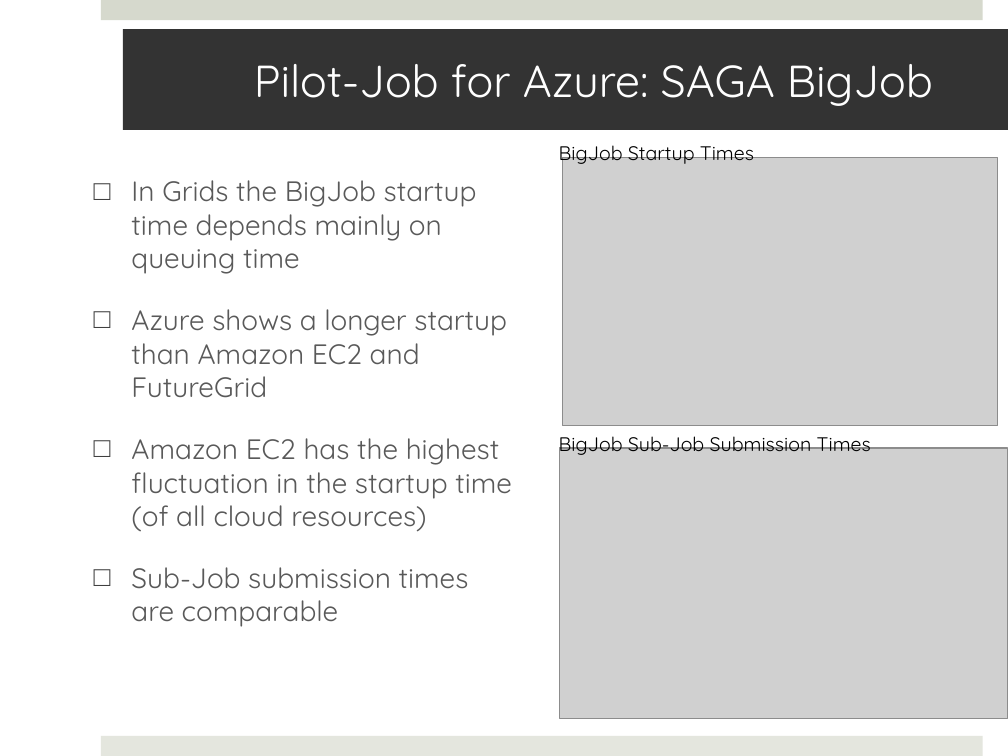
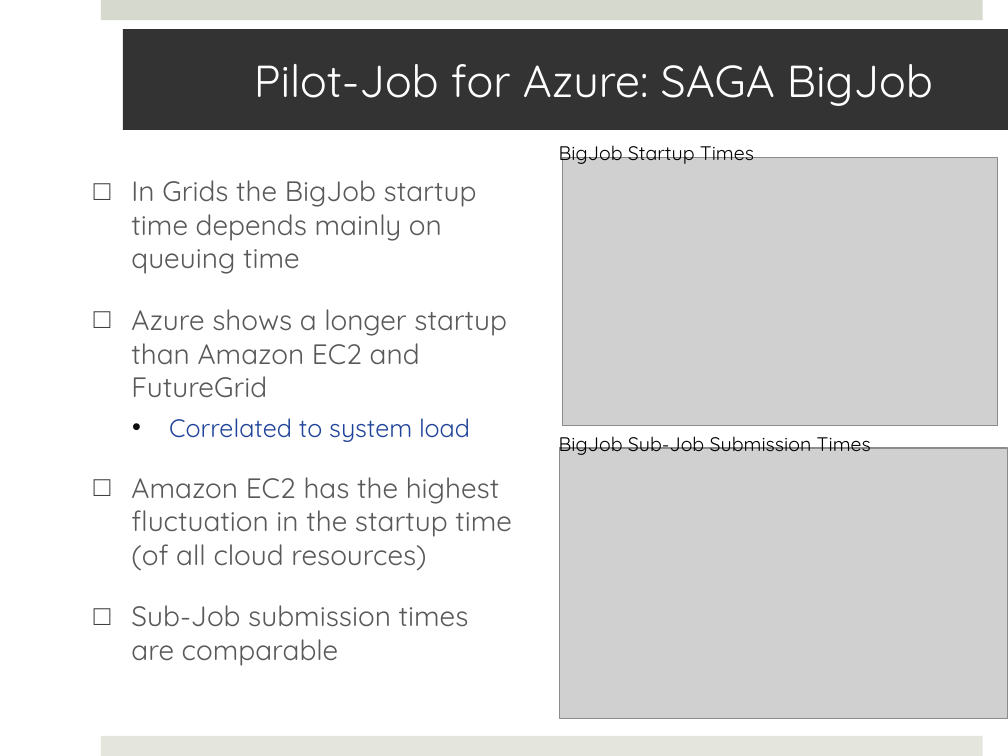
Before and after one commit to saga-project/saga-cpp-legacy-projects, a slide deck: slide 13 of papers/cloudcom10/presentation/saga-azure-cloudcom10.pptx (slide 15 before the commit). Drawn at 1008x756 pixels with LibreOffice and Linux fonts; fonts in the diff are those of the drawing; grey boxes stand for pictures. Boxes give left, top, right and bottom in pixels: in the first picture for what was removed or moved away, otherwise in the second. Text is boxed around its words. In the diff, an @@ line names an element or a change of style, - is before the commit and + after.

```diff
--- a/papers/cloudcom10/presentation/saga-azure-cloudcom10.pptx
+++ b/papers/cloudcom10/presentation/saga-azure-cloudcom10.pptx
@@ text at bbox=[169, 418, 470, 442]: paragraph added @@
+  • Correlated to system load
```
Also in this commit, not shown: 3 other slides changed, 4 slides added, 5 slides removed.
